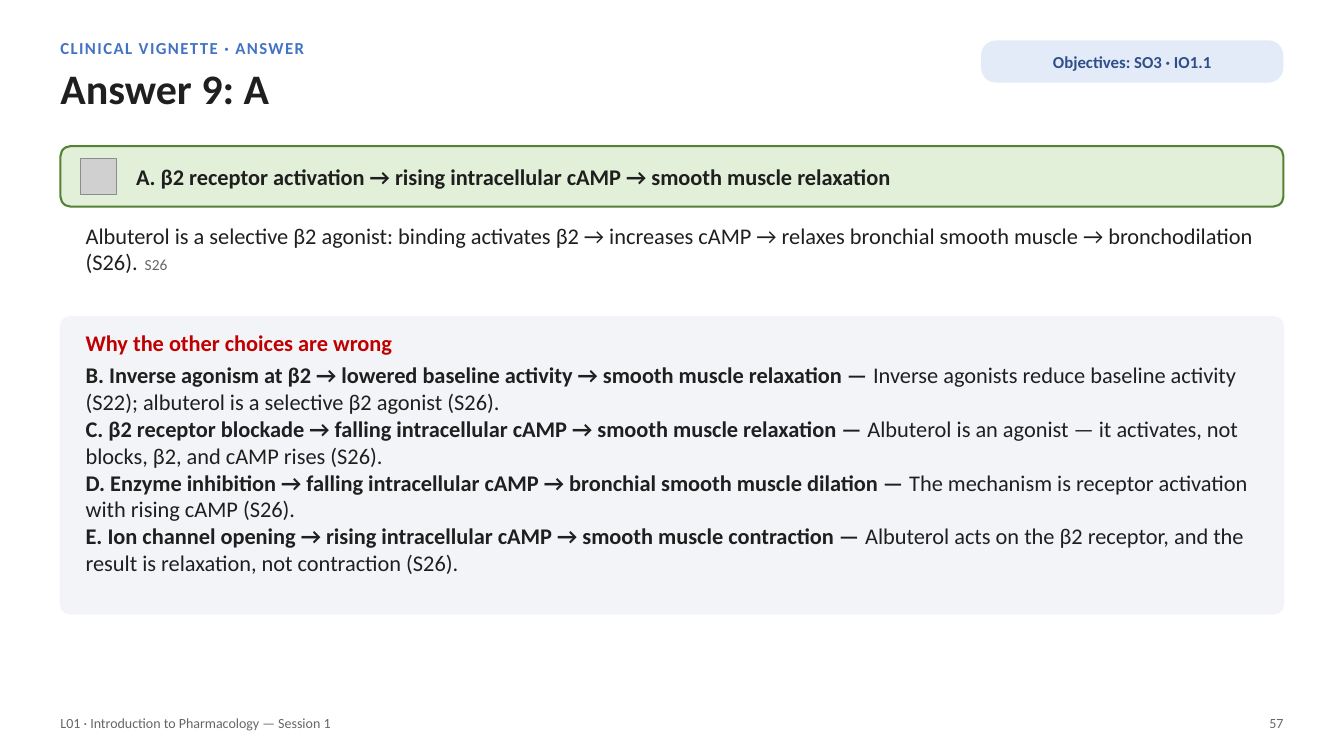
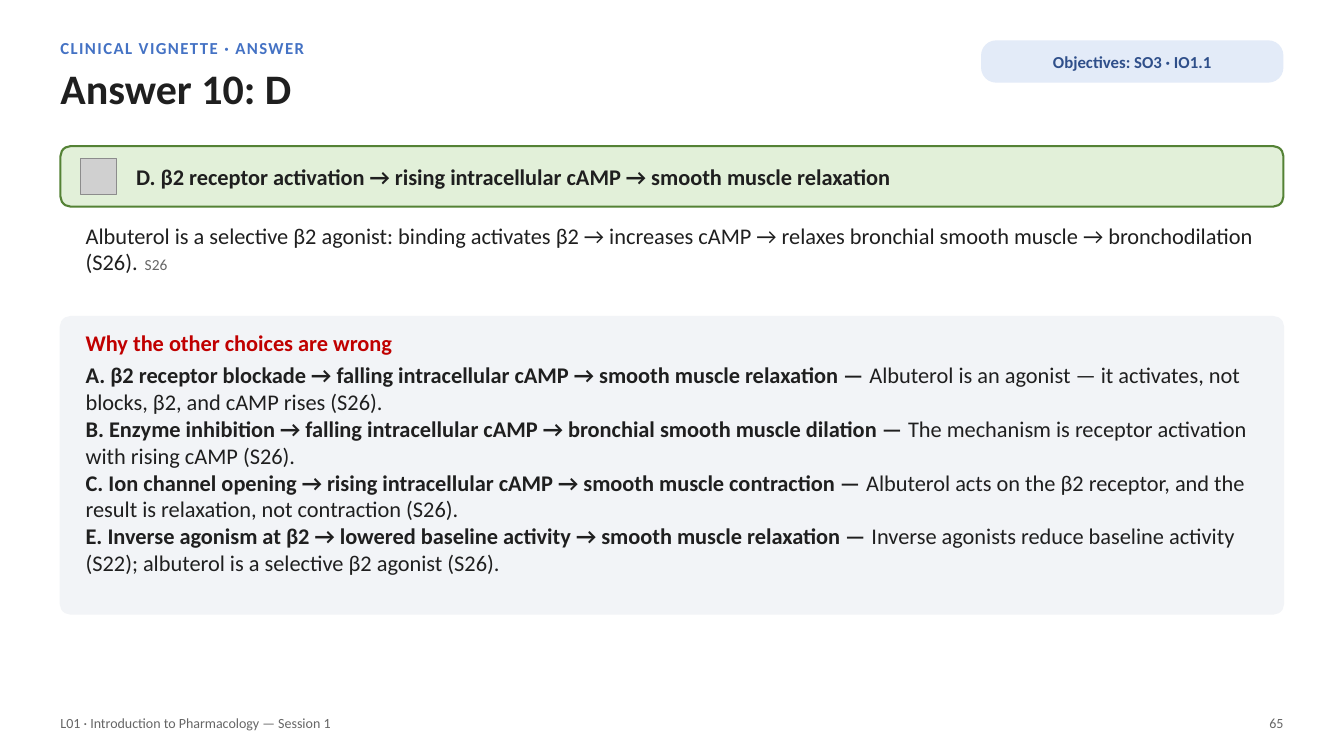
Before and after one commit to bishwokrit/DPAS-Pharm, a slide deck: slide 65 of docs/L01/L01_Unit_1_Introduction_to_Pharmacology_Session_1_study_deck.pptx (slide 57 before the commit). Drawn at 1344x756 pixels with LibreOffice and Linux fonts; fonts in the diff are those of the drawing; grey boxes stand for pictures. Boxes give left, top, right and bottom in pixels: in the first picture for what was removed or moved away, otherwise in the second. Text is boxed around its words. In the diff, an @@ line names an element or a change of style, - is before the commit and + after.

```diff
--- a/docs/L01/L01_Unit_1_Introduction_to_Pharmacology_Session_1_study_deck.pptx
+++ b/docs/L01/L01_Unit_1_Introduction_to_Pharmacology_Session_1_study_deck.pptx
@@ text at box(60, 76, 291, 105): text changed @@
-Answer 9: A
+Answer 10: D
@@ text at box(136, 169, 890, 189): text changed @@
-A. β2 receptor activation → rising intracellular cAMP → smooth muscle relaxation
+D. β2 receptor activation → rising intracellular cAMP → smooth muscle relaxation
@@ text at box(86, 367, 1247, 575): text changed @@
-B. Inverse agonism at β2 → lowered baseline activity → smooth muscle relaxation — Inverse agonists reduce baseline activity (S22); albuterol is a selective β2 agonist (S26).
-C. β2 receptor blockade → falling intracellular cAMP → smooth muscle relaxation — Albuterol is an agonist — it activates, not blocks, β2, and cAMP rises (S26).
-D. Enzyme inhibition → falling intracellular cAMP → bronchial smooth muscle dilation — The mechanism is receptor activation with rising cAMP (S26).
-E. Ion channel opening → rising intracellular cAMP → smooth muscle contraction — Albuterol acts on the β2 receptor, and the result is relaxation, not contraction (S26).
+A. β2 receptor blockade → falling intracellular cAMP → smooth muscle relaxation — Albuterol is an agonist — it activates, not blocks, β2, and cAMP rises (S26).
+B. Enzyme inhibition → falling intracellular cAMP → bronchial smooth muscle dilation — The mechanism is receptor activation with rising cAMP (S26).
+C. Ion channel opening → rising intracellular cAMP → smooth muscle contraction — Albuterol acts on the β2 receptor, and the result is relaxation, not contraction (S26).
+E. Inverse agonism at β2 → lowered baseline activity → smooth muscle relaxation — Inverse agonists reduce baseline activity (S22); albuterol is a selective β2 agonist (S26).
@@ text at box(1269, 718, 1283, 728): text changed @@
-57
+65
```
Also in this commit, not shown: 88 other slides changed, 11 slides added, 48 other files.
